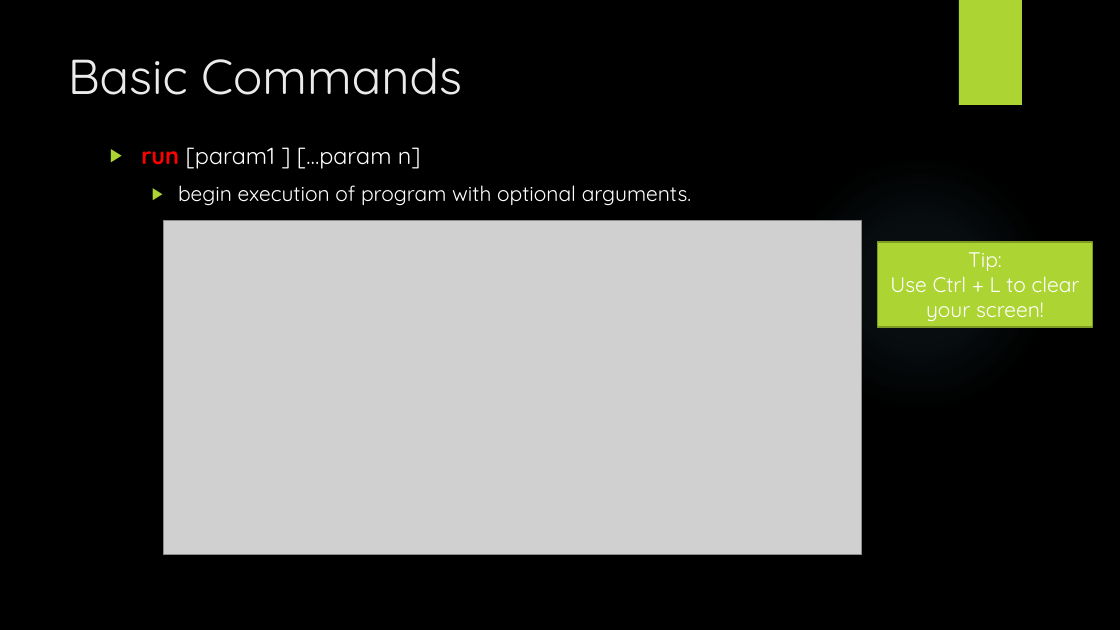
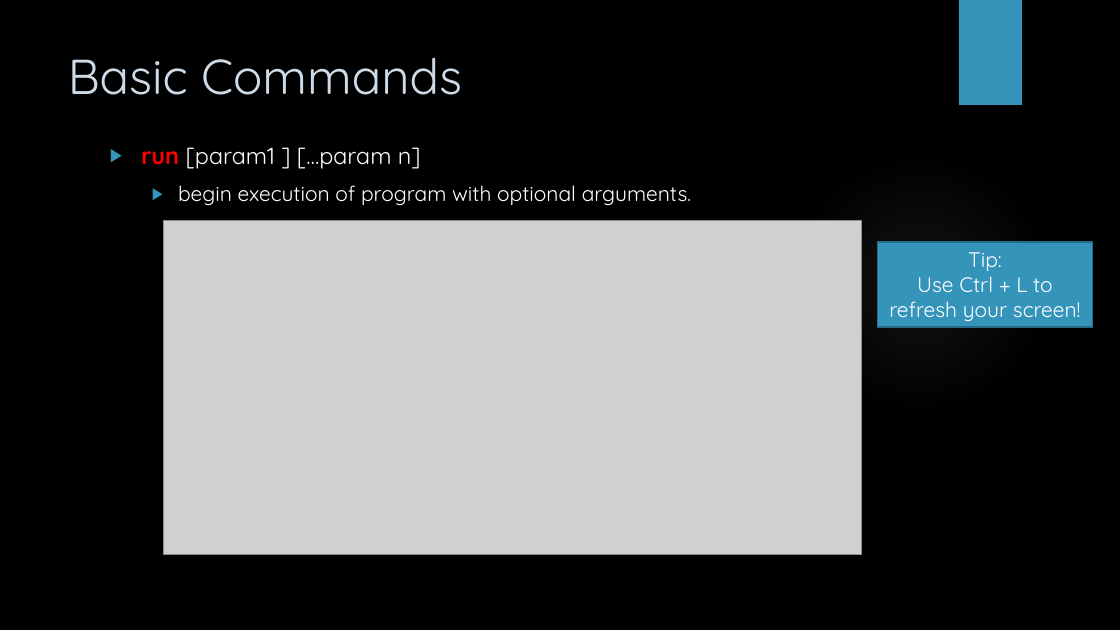
Before and after one commit to mbaccia514/LUG, a slide deck: slide 24 of GDB and Git.pptx (slide 8 before the commit). Drawn at 1120x630 pixels with LibreOffice and Linux fonts; fonts in the diff are those of the drawing; grey boxes stand for pictures; background and template pictures are left out. Boxes give left, top, right and bottom in pixels: in the first picture for what was removed or moved away, otherwise in the second. Text is boxed around its words. In the diff, an @@ line names an element or a change of style, - is before the commit and + after.

```diff
--- a/GDB and Git.pptx
+++ b/GDB and Git.pptx
@@ rectangle at bbox=[959, 0, 1022, 105]: fill #ACD433 to #3494BA @@
@@ title "Basic Commands" at bbox=[68, 57, 462, 95]: text colour #EBEBEB to #CEDBE6 @@
@@ text "run [param1 ] […param n]" at bbox=[141, 147, 691, 206]: bullet colour #ACD433 to #3494BA @@
@@ ellipse at bbox=[791, 154, 1049, 413]: fill gradient #7AC4F0 to gradient #AAA7BC @@
@@ rectangle at bbox=[878, 242, 1093, 327]: fill #ACD433 to #3494BA; outline #7F9D26 1.5 pt to #266D8A 1.5 pt @@
@@ text at bbox=[889, 276, 1081, 321]: text changed @@
-Use Ctrl + L to clear your screen!
+Use Ctrl + L to refresh your screen!
```
Also in this commit, not shown: 14 other slides changed, 17 slides added, 2 other files.
